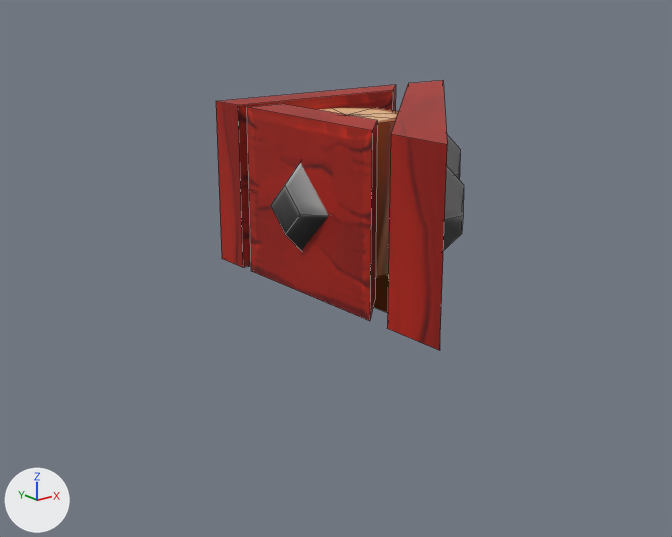
Before and after pictures for a commit that changed the FBX model Assets/Art/Models/Obstacles/triangles/triangle_red_01.fbx.
One viewpoint serves both versions: a camera (50 mm lens) standing at (-1.43, -1.74, 0.69) and looking at (-0.09, -0.07, 0.02). Arrows for +X, +Y and +Z are at lower left; the lights stay in place. Mesh edges are drawn as thin lines. Where no turn or scale is listed for an object, it has been applied to the vertices.

Before the edit, the objects in view are built like this:
```python
me_mesh_001 = bpy.data.meshes.new('Mesh.001')
me_mesh_001.from_pydata(...)  # 17 vertices, 16 faces; spans x -0.142..0.142, y -0.142..0.142, z -0.185..0.185
me_mesh_001.materials.append(mat_m_wood4)  # picture img_t_obstacles_png
me_mesh_002 = bpy.data.meshes.new('Mesh.002')
me_mesh_002.from_pydata(...)  # 24 vertices, 16 faces; spans x -38.8..38.8, y -20.0..20.0, z -39.4..39.4
me_mesh_002.materials.append(mat_m_wood4)  # picture img_t_obstacles_png
me_mesh_003 = bpy.data.meshes.new('Mesh.003')
me_mesh_003.from_pydata(...)  # 16 vertices, 11 faces; spans x -29.5..29.5, y -20.0..20.0, z -7.3..7.3
me_mesh_003.materials.append(mat_m_wood4)  # picture img_t_obstacles_png
# before: 1 (-29.5, -20.0, 7.3) at pixel (243, 267), 3 (-29.5, 20.0, 7.3) at pixel (238, 105), 5 (-29.5, 20.0, -2.7) at pixel (215, 101), 6 (-29.5, -20.0, -2.7) at pixel (221, 258)
me_mesh_004 = bpy.data.meshes.new('Mesh.004')
me_mesh_004.from_pydata(...)  # 16 vertices, 11 faces; spans x -7.2..7.2, y -20.0..20.0, z -22.4..22.4
me_mesh_004.materials.append(mat_m_wood4)  # picture img_t_obstacles_png
ob_middle_3 = bpy.data.objects.new('Middle_3', me_mesh_001)
ob_middle_3.location = (0.0, 0.0, 0.185)
ob_wall_13 = bpy.data.objects.new('wall_13', me_mesh_002)
ob_wall_13.parent = ob_triangle_red_01
ob_wall_13.location = (15.98, 20.0, 16.97)
ob_wall_14 = bpy.data.objects.new('wall_14', me_mesh_003)
ob_wall_14.parent = ob_triangle_red_01
ob_wall_14.location = (6.678, 20.0, -19.73)
ob_wall_15 = bpy.data.objects.new('wall_15', me_mesh_004)
ob_wall_15.parent = ob_triangle_red_01
ob_wall_15.location = (-19.96, 20.0, 13.45)
```
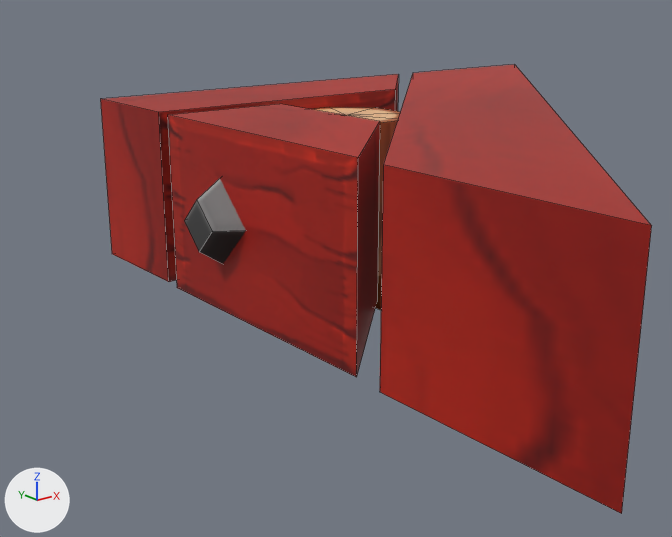
Pixel boxes [x1, y1, x2, y2] of what changed, in the pictures (672 x 537 px; the box of a moved part takes in the faces that stretch with it):
'wall_13', reshaped, turned
    before: [387, 80, 464, 351]
    after: [380, 64, 652, 514]
'wall_15', reshaped, moved, turned, rescaled
    before: [247, 104, 377, 321]
    after: [168, 104, 380, 377]
'wall_14', reshaped, moved, rescaled (65% wider, 14% taller)
    before: [216, 85, 396, 268]
    after: [100, 74, 398, 282]
part 2 of me_mesh_004, moved or reshaped
    before: [247, 104, 377, 321]
    after: [168, 104, 380, 377]
part 3 of me_mesh_004, moved or reshaped
    before: [271, 163, 329, 251]
    after: [185, 179, 246, 264]
part 4 of me_mesh_002, moved or reshaped (not visible afterwards)
    before: [446, 134, 460, 180]
part 5 of me_mesh_002, moved or reshaped (not visible afterwards)
    before: [443, 166, 464, 251]
part 6 of me_mesh_002, moved or reshaped (not visible afterwards)
    before: [387, 80, 447, 351]

The change, as a list of edits to the scene's bpy script:
```text
Change me_mesh_004:
    used by ob_wall_15; parent = ob_triangle_red_01; location = (-19.96, 20.0, 13.45)
    remove me_mesh_004.from_pydata(...)  # 16 vertices, 11 faces; spans x -7.2..7.2, y -20.0..20.0, z -22.4..22.4
    add me_mesh_004.from_pydata(...)  # 16 vertices, 11 faces; spans x -14.2..7.5, y -20.0..20.0, z -14.2..21.5
    me_mesh_004 part 2
    me_mesh_004.vertices[0].co: (-2.8, -20.0, 22.4) -> (-14.2, -20.0, -8.5)  # pixel (370, 321) -> pixel (356, 377)
    me_mesh_004.vertices[1].co: (-2.8, -20.0, -22.4) -> (7.5, -20.0, -8.5)  # pixel (251, 271) -> pixel (177, 287)
    me_mesh_004.vertices[2].co: (-2.8, 20.0, 22.4) -> (-14.2, 20.0, -8.5)  # pixel (372, 130) -> pixel (358, 157)
    me_mesh_004.vertices[3].co: (-2.8, 20.0, -22.4) -> (7.5, 20.0, -8.5)  # pixel (246, 107) -> pixel (167, 114)
    me_mesh_004.vertices[4].co: (7.2, 20.0, 12.4) -> (-4.6, 20.0, 21.5)  # pixel (377, 120) -> pixel (379, 121)
    me_mesh_004.vertices[5].co: (7.2, 20.0, -22.4) -> (7.5, 20.0, 21.5)  # pixel (281, 103) -> pixel (279, 103)
    me_mesh_004.vertices[6].co: (7.2, -20.0, -22.4) -> (7.5, -20.0, 21.5)
    me_mesh_004.vertices[7].co: (7.2, -20.0, 12.4) -> (-4.6, -20.0, 21.5)
    me_mesh_004 part 3: 8 of 16 vertices moved; they spanned x -7.2..-1.9, y -11.1..11.1, z -12.8..9.4 and now span x -3.1..4.3, y -11.1..11.1, z -14.2..-5.7; mean shift (5.1, 0.0, -8.3); largest move (-7.2, 0.0, 3.9) -> (-1.3, 0.0, -14.2)
Change me_mesh_002:
    used by ob_wall_13; parent = ob_triangle_red_01; location = (15.98, 20.0, 16.97)
    remove me_mesh_002.from_pydata(...)  # 24 vertices, 16 faces; spans x -38.8..38.8, y -20.0..20.0, z -39.4..39.4
    add me_mesh_002.from_pydata(...)  # 24 vertices, 16 faces; spans x -110.3..110.3, y -20.0..20.0, z -29.6..9.9
    me_mesh_002 part 4: the loose piece of 8 vertices spanning x 7.7..23.4, y -11.1..11.1, z -24.3..-8.6 is turned 135 degrees about the y axis through its middle, then moved by (-36.8, 0.0, -7.9)
    me_mesh_002 part 5: the loose piece of 8 vertices spanning x -23.7..-8.0, y -11.1..11.1, z 7.1..22.8 is turned 135 degrees about the y axis through its middle, then moved by (39.0, 0.0, -39.3)
    me_mesh_002 part 6: 8 of 24 vertices moved; they spanned x -38.8..38.8, y -20.0..20.0, z -39.4..39.4 and now span x -110.3..110.3, y -20.0..20.0, z -25.0..9.9; mean shift (3.3, 0.0, -3.6); largest move (-38.8, -20.0, 39.4) -> (110.3, -20.0, -25.0)
Change me_mesh_003:
    where me_mesh_003.from_pydata(...)  # 16 vertices, 11 faces; spans x -29.5..29.5, y -20.0..20.0, z -7.3..7.3
    used by ob_wall_14; parent = ob_triangle_red_01; location = (6.678, 20.0, -19.73)
    me_mesh_003 part 1
    add for i in [1, 3, 5, 6]: me_mesh_003.vertices[i].co += Vector((-20.0, 0.0, 0.0))
    me_mesh_003.vertices[0].co: (19.5, -20.0, 7.3) -> (21.8, -20.0, 7.3)
    me_mesh_003.vertices[2].co: (19.5, 20.0, 7.3) -> (21.8, 20.0, 7.3)  # pixel (393, 90) -> pixel (395, 89)
    me_mesh_003.vertices[4].co: (29.5, 20.0, -2.7) -> (50.1, 20.0, -2.7)  # pixel (395, 84) -> pixel (398, 74)
    me_mesh_003.vertices[7].co: (29.5, -20.0, -2.7) -> (50.1, -20.0, -2.7)
Change ob_wall_15:
    ob_wall_15.location: (-19.96, 20.0, 13.45) -> (-34.91, 20.0, 13.45)
    ob_wall_15.rotation_euler: (0.0, 0.0, 0.0) -> (0.0, 1.571, 0.0)  # degrees (0, 0, 0) -> degrees (0, 90, 0)
    ob_wall_15.scale: (1.0, 1.0, 1.0) -> (3.0, 1.0, 1.0)
Change ob_wall_13:
    ob_wall_13.rotation_euler: (0.0, 0.0, 0.0) -> (0.0, -2.356, 0.0)  # degrees (0, 0, 0) -> degrees (0, -135, 0)
Change ob_wall_14:
    ob_wall_14.location: (6.678, 20.0, -19.73) -> (6.678, 20.0, -35.94)
    ob_wall_14.scale: (1.0, 1.0, 1.0) -> (1.0, 1.0, 3.0)
```
